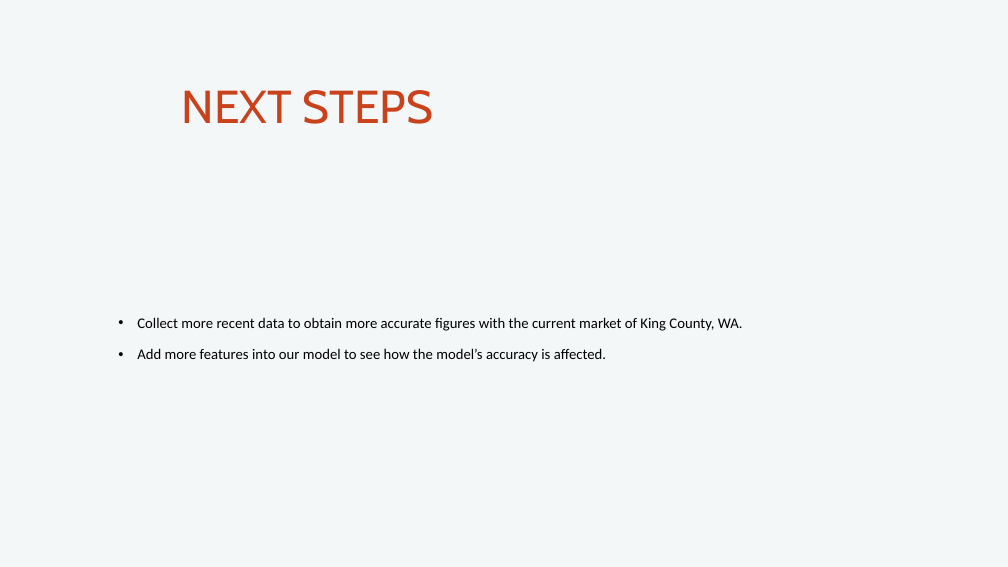
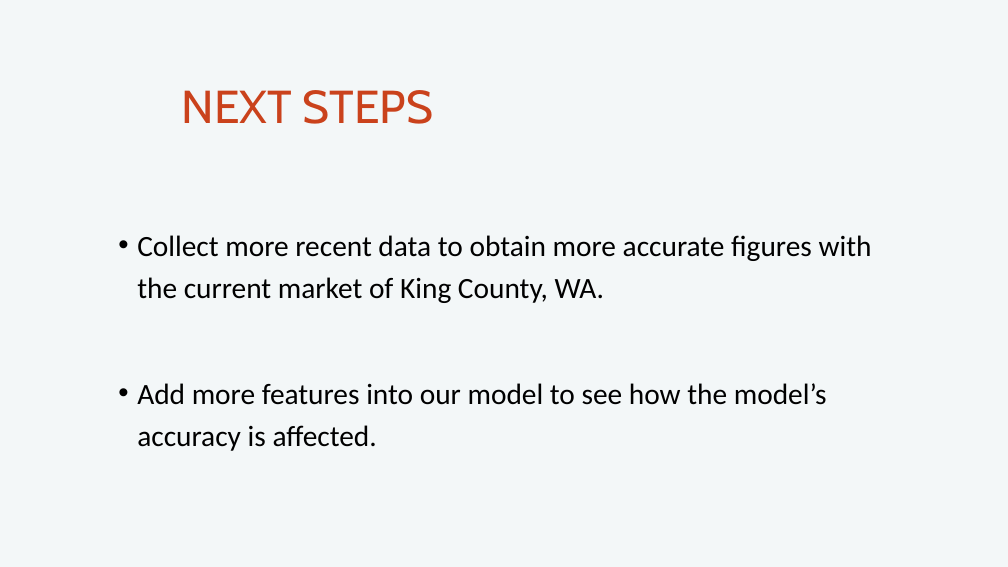
Before and after one commit to MHolthouser1024/Phase-2-housing-project, a slide deck: slide 10 of Presentation.pptx (slide 12 before the commit). Drawn at 1008x567 pixels with LibreOffice and Linux fonts; fonts in the diff are those of the drawing. Boxes give left, top, right and bottom in pixels: in the first picture for what was removed or moved away, otherwise in the second. Text is boxed around its words. In the diff, an @@ line names an element or a change of style, - is before the commit and + after.

```diff
--- a/Presentation.pptx
+++ b/Presentation.pptx
@@ text "Collect more recent data to ..." at <box>137,235,872,451</box>: size 14 to 28 pt @@
```
Also in this commit, not shown: 3 other slides changed, 4 slides added, 6 slides removed.
